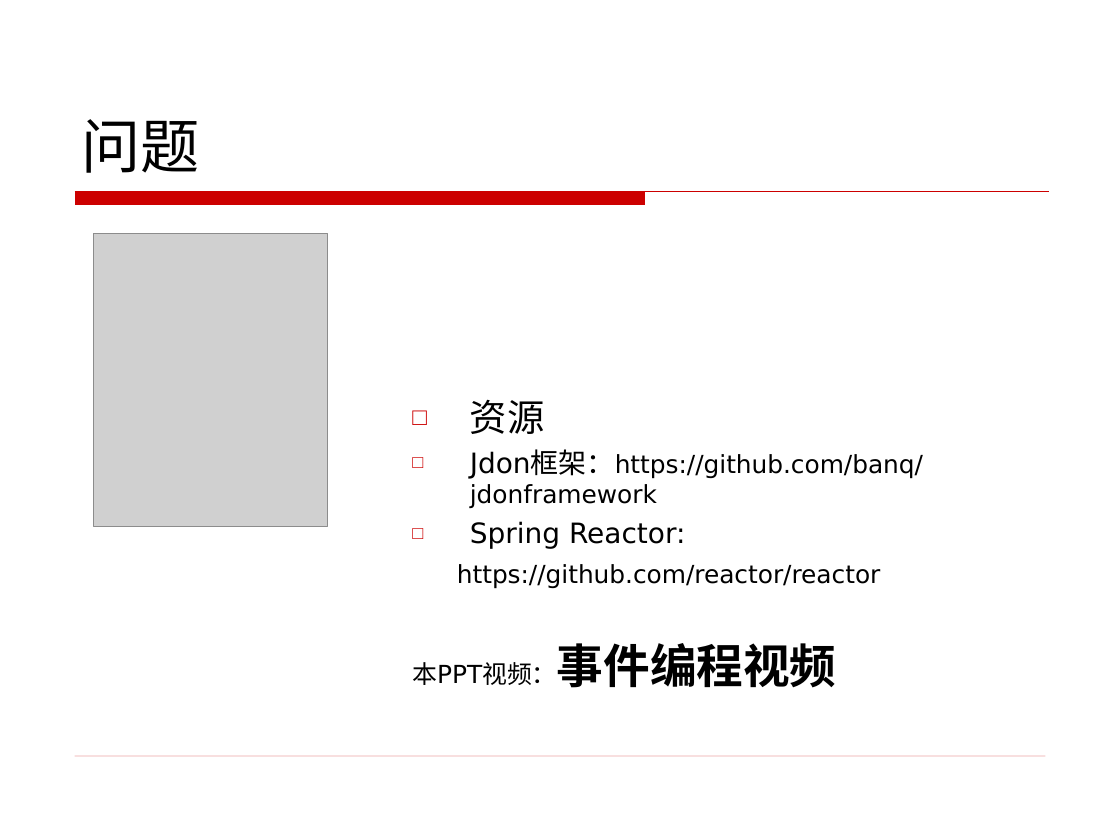
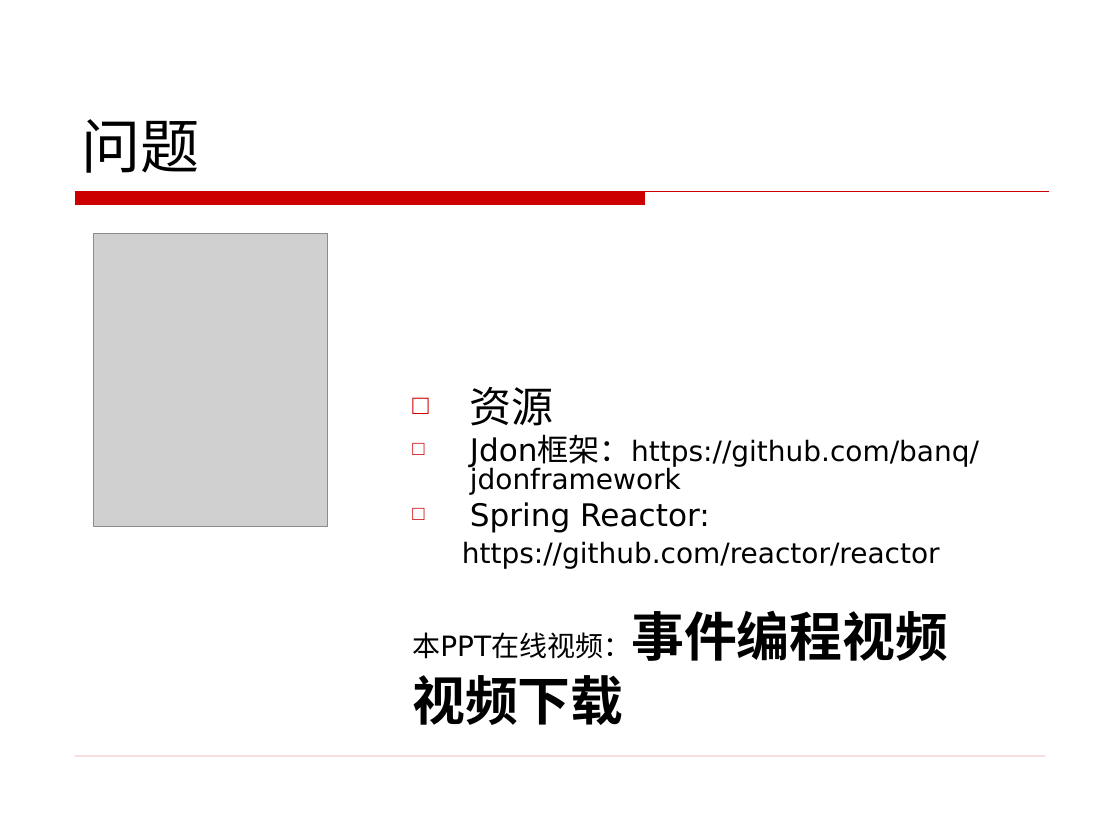
Before and after one commit to banq/jdonframework, a slide deck: slide 51 of doc/chinese/事件驱动编程.ppt. Drawn at 1120x840 pixels with LibreOffice and Linux fonts; fonts in the diff are those of the drawing; grey boxes stand for pictures; background and template pictures are left out. Boxes give left, top, right and bottom in pixels: in the first picture for what was removed or moved away, otherwise in the second. Text is boxed around its words. In the diff, an @@ line names an element or a change of style, - is before the commit and + after.

Commit message:
doc

```diff
--- a/doc/chinese/事件驱动编程.ppt
+++ b/doc/chinese/事件驱动编程.ppt
@@ text at (462,387,979,569): size 24 to 27 pt in "资源"; size 18 to 20 pt in "Jdon框架：https://github.com/banq/jdonframework", "Spring Reactor:"; size 16 to 18 pt in "Jdon框架：https://github.com/banq/jdonframework", "https://github.com/reactor/reactor"; line spacing 1 to 0.8 @@
@@ text at (412,611,948,725): text changed; size 16 to 34 pt; bold on @@
-本PPT视频：事件编程视频
+本PPT在线视频：事件编程视频
+视频下载
```
